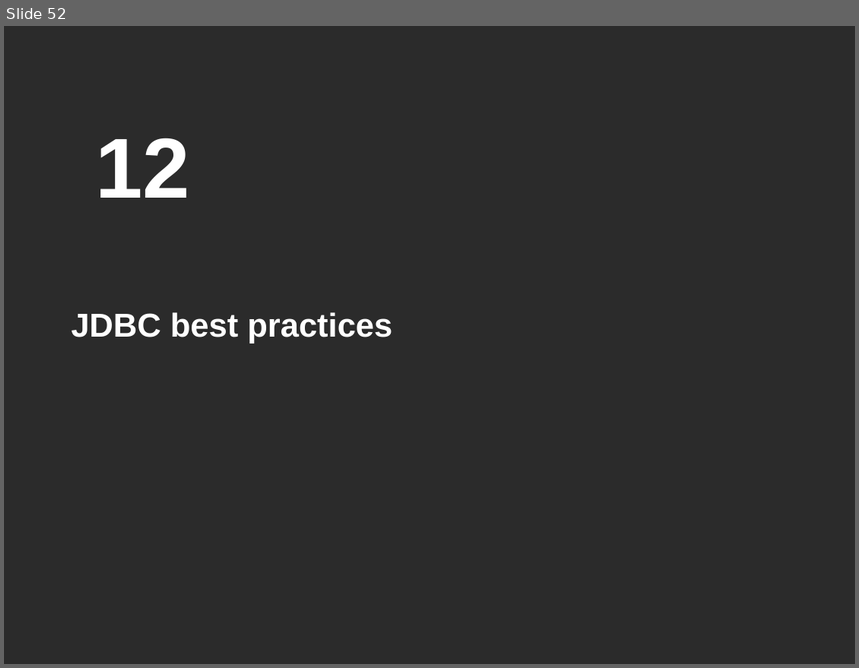
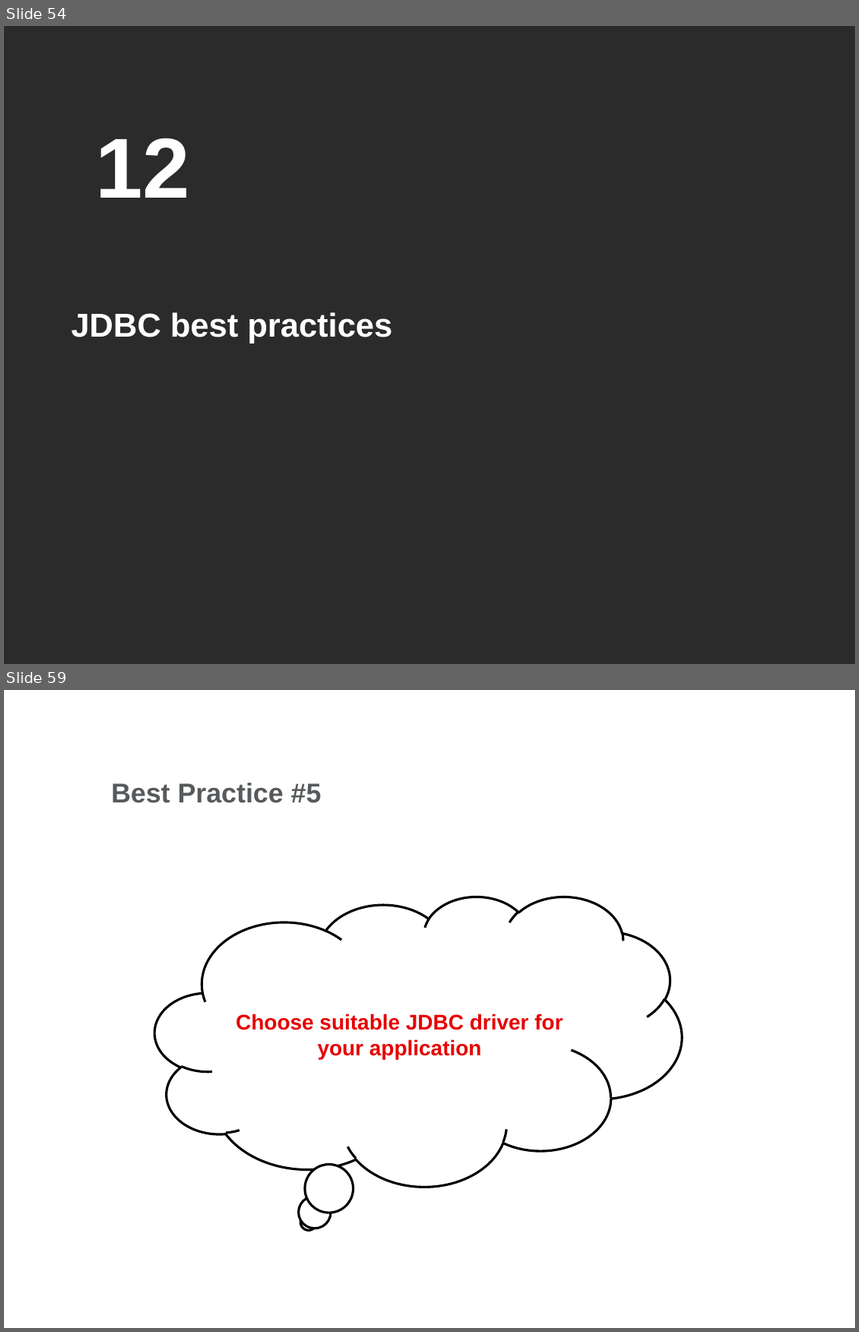
Before and after one commit to ocpodariu/JavaDocs, a slide deck: JDBC/Introduction to JDBC.pptx. Shown one above the other, each under a label of ours: slide 52 before the commit, slides 54 and 59 after it; the slides between them are not shown. The pictures are 859x668 and 859x1332 pixels, drawn with LibreOffice and Linux fonts; fonts in the diff are those of the drawing; background and template pictures are left out; a plain dark background stands for a picture behind light text. Boxes give left, top, right and bottom in pixels: in the first picture for what was removed or moved away, otherwise in the second. Text is boxed around its words. In the diff, an @@ line names an element or a change of style, - is before the commit and + after.

```diff
--- a/JDBC/Introduction to JDBC.pptx
+++ b/JDBC/Introduction to JDBC.pptx
@@ slide 59 added at [4, 690, 855, 1328], background picture (left out) @@
@@ title added at [111, 783, 322, 803], 23 pt, text #565A5C, bold @@
+Best Practice #5
@@ text added at [154, 896, 682, 1186], 18 pt, text #E60000, bold @@
+Choose suitable JDBC driver for your application
@@ what was slide 52 is now slide 54 @@
```
Also in this commit, not shown: 6 slides changed, 2 other slides added, 2 slides removed.
